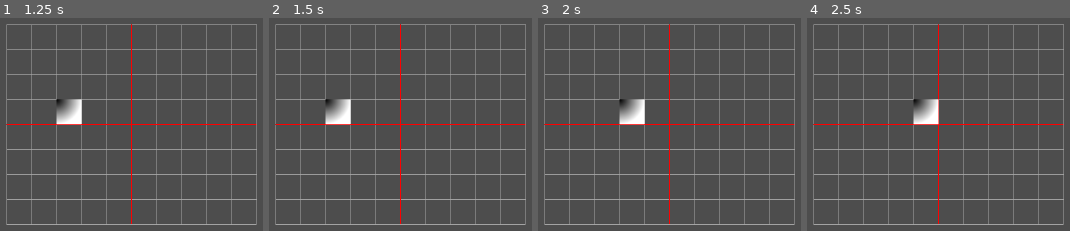
Above: before the commit, frames 1-4 (left to right).
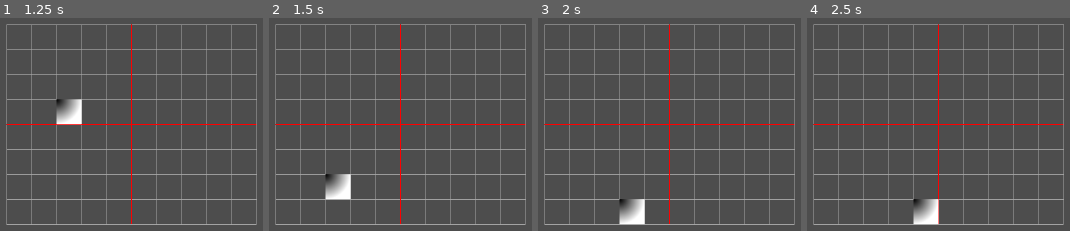
Above: after the commit, the same moments.

Repository: stdAdmin/hanumira
Game: Godot game, scene res://main.tscn
Two runs of this game, one before a commit and one after it. Both use one fixed random seed, a clock stepped at 60 frames per second and the inputs below.
Inputs:
- Up to frame 1 (1.25 s): tap Enter at 0.5 s; hold D (cr_left_right, bound only after the commit) from 0.53 s (still down)
- Up to frame 2 (1.5 s): release D (cr_left_right, bound only after the commit) at 1.28 s; hold S (cr_left_down, bound only after the commit) from 1.28 s (still down)
- Up to frame 3 (2 s): keep holding S (cr_left_down, bound only after the commit)
- Up to frame 4 (2.5 s): tap Space at 2 s; release S (cr_left_down, bound only after the commit) at 2.03 s; hold D (cr_left_right, bound only after the commit) from 2.03 s (still down)

Frame 1 is identical in both runs. In frame 2, 2.1% of the frame differs, in the area x 21-32%, y 38-85%; in frame 3, 2.1%; in frame 4, 2.1%.

Commit message:
added keyboard ctrl

Diff:
--- a/project.godot
+++ b/project.godot
@@ -25,51 +25,61 @@
 cr_left_up={
 "deadzone": 0.2,
 "events": [Object(InputEventJoypadMotion,"resource_local_to_scene":false,"resource_name":"","device":-1,"axis":1,"axis_value":-1.0,"script":null)
+, Object(InputEventKey,"resource_local_to_scene":false,"resource_name":"","device":-1,"window_id":0,"alt_pressed":false,"shift_pressed":false,"ctrl_pressed":false,"meta_pressed":false,"pressed":false,"keycode":0,"physical_keycode":87,"key_label":0,"unicode":119,"location":0,"echo":false,"script":null)
 ]
 }
 cr_left_down={
 "deadzone": 0.2,
 "events": [Object(InputEventJoypadMotion,"resource_local_to_scene":false,"resource_name":"","device":-1,"axis":1,"axis_value":1.0,"script":null)
+, Object(InputEventKey,"resource_local_to_scene":false,"resource_name":"","device":-1,"window_id":0,"alt_pressed":false,"shift_pressed":false,"ctrl_pressed":false,"meta_pressed":false,"pressed":false,"keycode":0,"physical_keycode":83,"key_label":0,"unicode":115,"location":0,"echo":false,"script":null)
 ]
 }
 cr_right_up={
 "deadzone": 0.2,
 "events": [Object(InputEventJoypadMotion,"resource_local_to_scene":false,"resource_name":"","device":-1,"axis":3,"axis_value":-1.0,"script":null)
+, Object(InputEventKey,"resource_local_to_scene":false,"resource_name":"","device":-1,"window_id":0,"alt_pressed":false,"shift_pressed":false,"ctrl_pressed":false,"meta_pressed":false,"pressed":false,"keycode":0,"physical_keycode":4194320,"key_label":0,"unicode":0,"location":0,"echo":false,"script":null)
 ]
 }
 cr_right_down={
 "deadzone": 0.2,
 "events": [Object(InputEventJoypadMotion,"resource_local_to_scene":false,"resource_name":"","device":-1,"axis":3,"axis_value":1.0,"script":null)
+, Object(InputEventKey,"resource_local_to_scene":false,"resource_name":"","device":-1,"window_id":0,"alt_pressed":false,"shift_pressed":false,"ctrl_pressed":false,"meta_pressed":false,"pressed":false,"keycode":0,"physical_keycode":4194322,"key_label":0,"unicode":0,"location":0,"echo":false,"script":null)
 ]
 }
 cr_left_button={
 "deadzone": 0.2,
 "events": [Object(InputEventJoypadButton,"resource_local_to_scene":false,"resource_name":"","device":-1,"button_index":7,"pressure":0.0,"pressed":true,"script":null)
+, Object(InputEventKey,"resource_local_to_scene":false,"resource_name":"","device":-1,"window_id":0,"alt_pressed":false,"shift_pressed":false,"ctrl_pressed":false,"meta_pressed":false,"pressed":false,"keycode":0,"physical_keycode":4194306,"key_label":0,"unicode":0,"location":0,"echo":false,"script":null)
 ]
 }
 cr_right_button={
 "deadzone": 0.2,
 "events": [Object(InputEventJoypadButton,"resource_local_to_scene":false,"resource_name":"","device":-1,"button_index":8,"pressure":0.0,"pressed":true,"script":null)
+, Object(InputEventKey,"resource_local_to_scene":false,"resource_name":"","device":-1,"window_id":0,"alt_pressed":false,"shift_pressed":false,"ctrl_pressed":false,"meta_pressed":false,"pressed":false,"keycode":0,"physical_keycode":4194325,"key_label":0,"unicode":0,"location":0,"echo":false,"script":null)
 ]
 }
 cr_left_left={
 "deadzone": 0.2,
 "events": [Object(InputEventJoypadMotion,"resource_local_to_scene":false,"resource_name":"","device":-1,"axis":0,"axis_value":-1.0,"script":null)
+, Object(InputEventKey,"resource_local_to_scene":false,"resource_name":"","device":-1,"window_id":0,"alt_pressed":false,"shift_pressed":false,"ctrl_pressed":false,"meta_pressed":false,"pressed":false,"keycode":0,"physical_keycode":65,"key_label":0,"unicode":97,"location":0,"echo":false,"script":null)
 ]
 }
 cr_left_right={
 "deadzone": 0.2,
 "events": [Object(InputEventJoypadMotion,"resource_local_to_scene":false,"resource_name":"","device":-1,"axis":0,"axis_value":1.0,"script":null)
+, Object(InputEventKey,"resource_local_to_scene":false,"resource_name":"","device":-1,"window_id":0,"alt_pressed":false,"shift_pressed":false,"ctrl_pressed":false,"meta_pressed":false,"pressed":false,"keycode":0,"physical_keycode":68,"key_label":0,"unicode":100,"location":0,"echo":false,"script":null)
 ]
 }
 cr_right_left={
 "deadzone": 0.2,
 "events": [Object(InputEventJoypadMotion,"resource_local_to_scene":false,"resource_name":"","device":-1,"axis":2,"axis_value":-1.0,"script":null)
+, Object(InputEventKey,"resource_local_to_scene":false,"resource_name":"","device":-1,"window_id":0,"alt_pressed":false,"shift_pressed":false,"ctrl_pressed":false,"meta_pressed":false,"pressed":false,"keycode":0,"physical_keycode":4194319,"key_label":0,"unicode":0,"location":0,"echo":false,"script":null)
 ]
 }
 cr_right_right={
 "deadzone": 0.2,
 "events": [Object(InputEventJoypadMotion,"resource_local_to_scene":false,"resource_name":"","device":-1,"axis":2,"axis_value":1.0,"script":null)
+, Object(InputEventKey,"resource_local_to_scene":false,"resource_name":"","device":-1,"window_id":0,"alt_pressed":false,"shift_pressed":false,"ctrl_pressed":false,"meta_pressed":false,"pressed":false,"keycode":0,"physical_keycode":4194321,"key_label":0,"unicode":0,"location":0,"echo":false,"script":null)
 ]
 }
 
